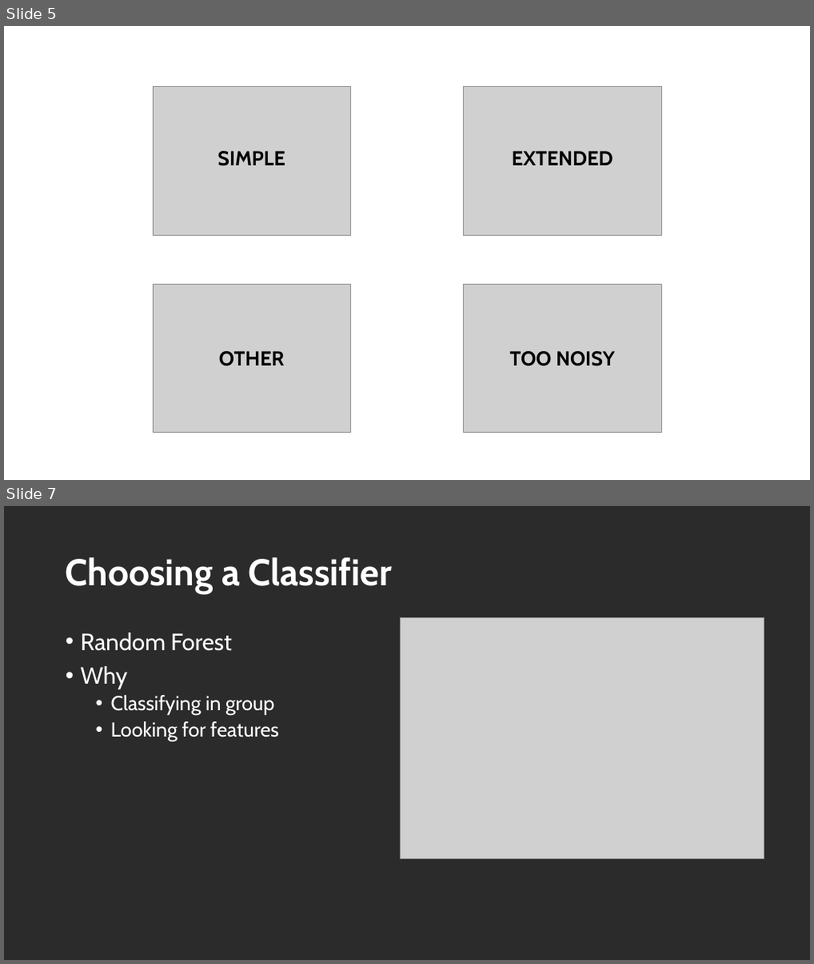
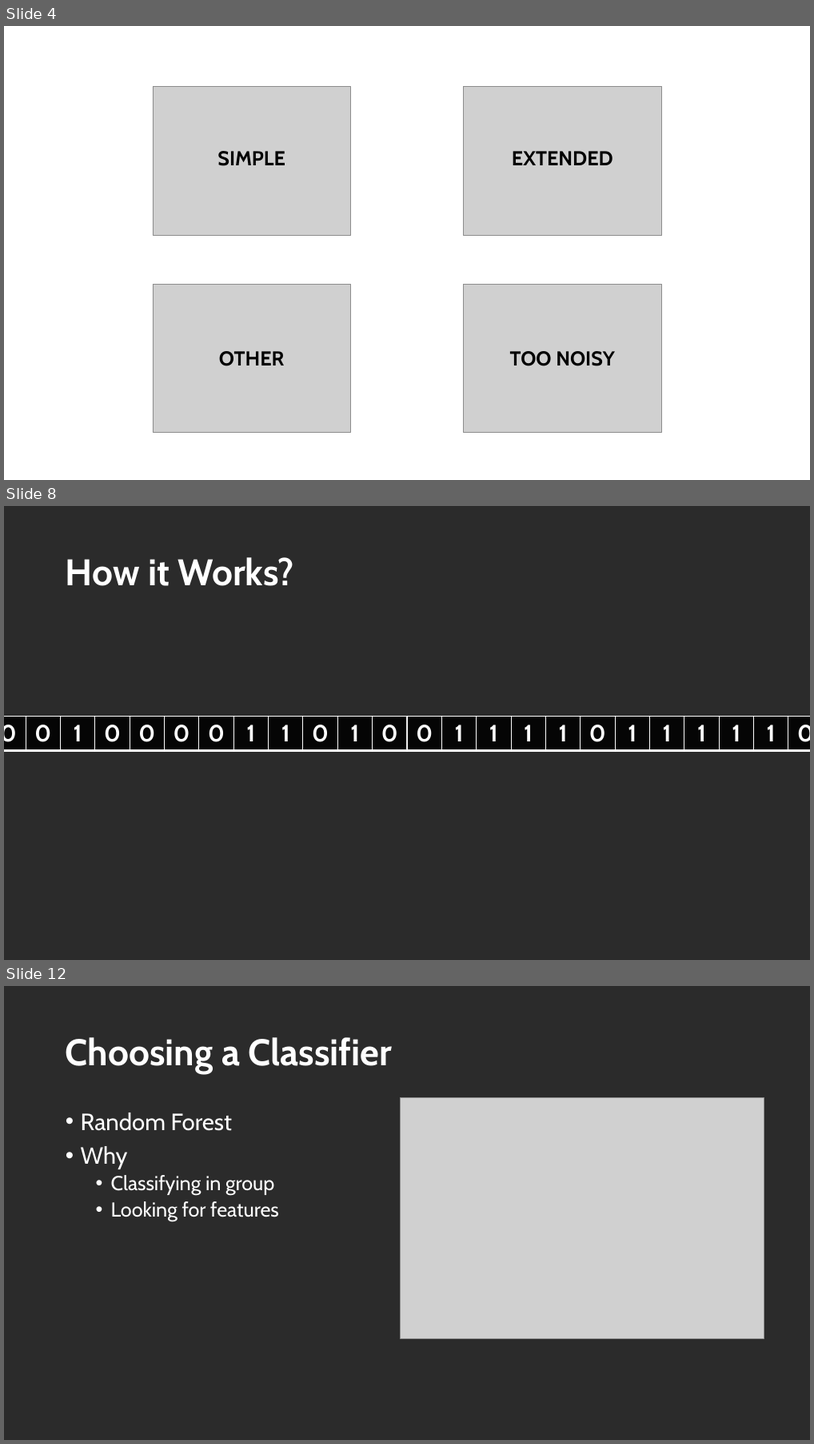
Before and after one commit to MurawskiC1/Swift-Research, a slide deck: BurstChaser.pptx. Shown one above the other, each under a label of ours: slides 5 and 7 before the commit, slides 4, 8 and 12 after it; the slides between them are not shown. The pictures are 814x964 and 814x1444 pixels, drawn with LibreOffice and Linux fonts; fonts in the diff are those of the drawing; grey boxes stand for pictures; background and template pictures are left out; a plain dark background stands for a picture behind light text. Boxes give left, top, right and bottom in pixels: in the first picture for what was removed or moved away, otherwise in the second. Text is boxed around its words. In the diff, an @@ line names an element or a change of style, - is before the commit and + after.

```diff
--- a/BurstChaser.pptx
+++ b/BurstChaser.pptx
@@ slide 8 added at (x1=4, y1=506, x2=810, y2=960), background picture (left out) @@
@@ title added at (x1=66, y1=557, x2=294, y2=586), 44 pt, text #FFFFFF, bold @@
+How it Works?
@@ table added at (x1=4, y1=716, x2=198, y2=751), 1 rows, 6 columns @@
+0 | 0 | 1 | 0 | 0 | 0
@@ table added at (x1=199, y1=716, x2=406, y2=751), 1 rows, 6 columns @@
+0 | 1 | 1 | 0 | 1 | 0
@@ table added at (x1=407, y1=716, x2=614, y2=751), 1 rows, 6 columns @@
+0 | 1 | 1 | 1 | 1 | 0
@@ table added at (x1=616, y1=716, x2=810, y2=751), 1 rows, 6 columns @@
+1 | 1 | 1 | 1 | 1 | 0
@@ what was slide 5 is now slide 4 @@
@@ what was slide 7 is now slide 12 @@
```
Also in this commit, not shown: 9 other slides added, 4 slides removed, 18 other files.
